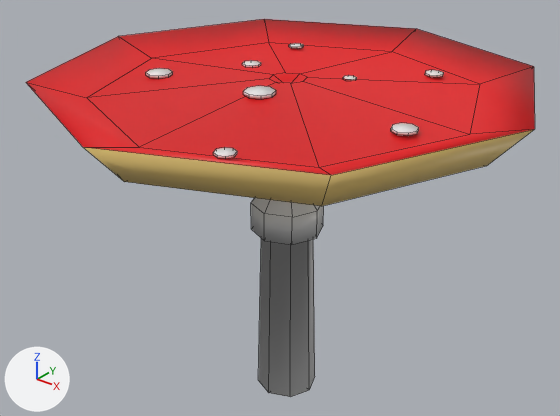
Two versions of the FBX model Assets/Blender/Enviroment/Forest/Plants/Mushroom3.fbx, one commit apart.
Rendered twice from a 50 mm lens placed at (0.892, -1.14, 1.11), pointed at (-0.031, 0.014, 0.395). Every picture has the same lights, and +X, +Y and +Z are marked at lower left. Mesh edges are drawn as thin lines. Where no turn or scale is listed for an object, it has been applied to the vertices.
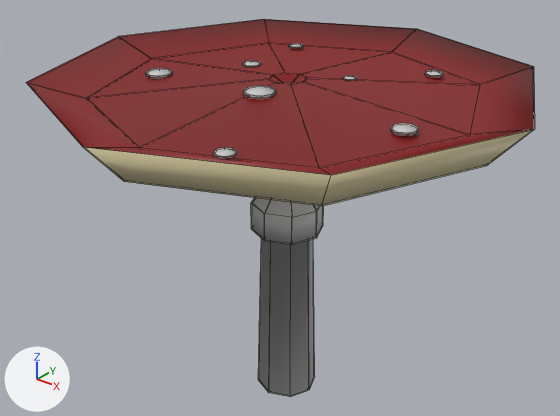
The newer file is also rescaled (x16.34), turned or shifted as a whole; pictures and numbers use the older file's frame.

Edits to the scene script, one JSON object a line:
```json
{"op": "add", "block": "img_mushrooms_png", "code": ["img_mushrooms_png = load_image('Mushrooms.png', '../../../Blender Textures/Mushrooms.png', 512, 512, 'sRGB')"]}
{"op": "add", "block": "mat_mushroomstexture", "code": ["mat_mushroomstexture = principled_material('MushroomsTexture')", "mat_mushroomstexture.texture = img_mushrooms_png"]}
{"block": "me_plane_001", "where": "# used by ob_plane_001; location = (0.0, 0.0, -0.029)"}
{"op": "remove", "block": "me_plane_001", "code": "me_plane_001.from_pydata(...)  # 226 vertices, 160 faces; spans x -0.488..0.488, y -0.488..0.488, z 0.0..0.722"}
{"op": "add", "block": "me_plane_001", "code": "me_plane_001.from_pydata(...)  # 452 vertices, 320 faces; spans x -0.488..0.488, y -0.488..0.488, z 0.0..0.722"}
{"block": "me_plane_001", "change": "me_plane_001 part 1: 44 faces spanning x -0.076..0.076, y -0.076..0.076, z 0.0..0.604 switch from mat_material (light grey #d3d3d3) to mat_mushroomstexture (picture img_mushrooms_png)"}
{"block": "me_plane_001", "change": "me_plane_001 part 2: 20 faces spanning x -0.488..0.488, y -0.488..0.488, z 0.689..0.722 switch from mat_red (red #e7000a) to mat_mushroomstexture (picture img_mushrooms_png)"}
{"block": "me_plane_001", "change": "me_plane_001 part 3: 16 faces spanning x -0.488..0.488, y -0.488..0.488, z 0.604..0.722 switch from mat_lighterskin (yellow #e7c776) to mat_mushroomstexture (picture img_mushrooms_png)"}
{"block": "me_plane_001", "change": "me_plane_001 part 4: 80 faces spanning x -0.276..0.323, y -0.372..0.264, z 0.697..0.716 switch from mat_white (white #e7e7e7) to mat_mushroomstexture (picture img_mushrooms_png)"}
```

Changed parts and their boxes [x1, y1, x2, y2] in the pictures (560 x 416 px):
```json
{"part": 1, "of": "me_plane_001", "change": "recoloured", "before": [251, 198, 324, 397], "after": [251, 198, 324, 397]}
{"part": 2, "of": "me_plane_001", "change": "recoloured", "before": [26, 19, 535, 175], "after": [26, 19, 535, 175]}
{"part": 3, "of": "me_plane_001", "change": "recoloured", "before": [83, 129, 534, 206], "after": [83, 129, 534, 206]}
{"part": 4, "of": "me_plane_001", "change": "recoloured", "before": [146, 43, 444, 159], "after": [146, 43, 444, 159], "on screen": "white to grey"}
```
